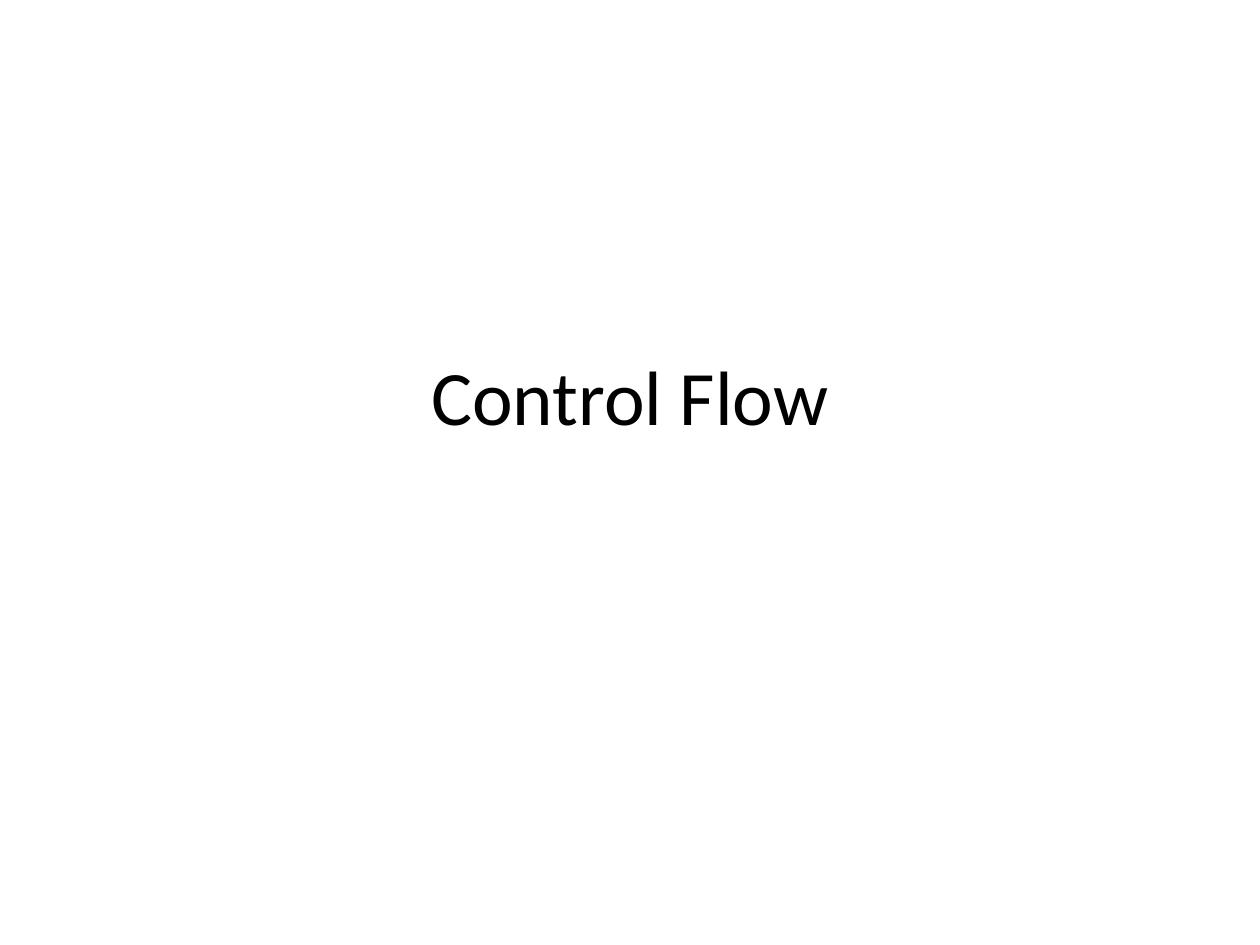
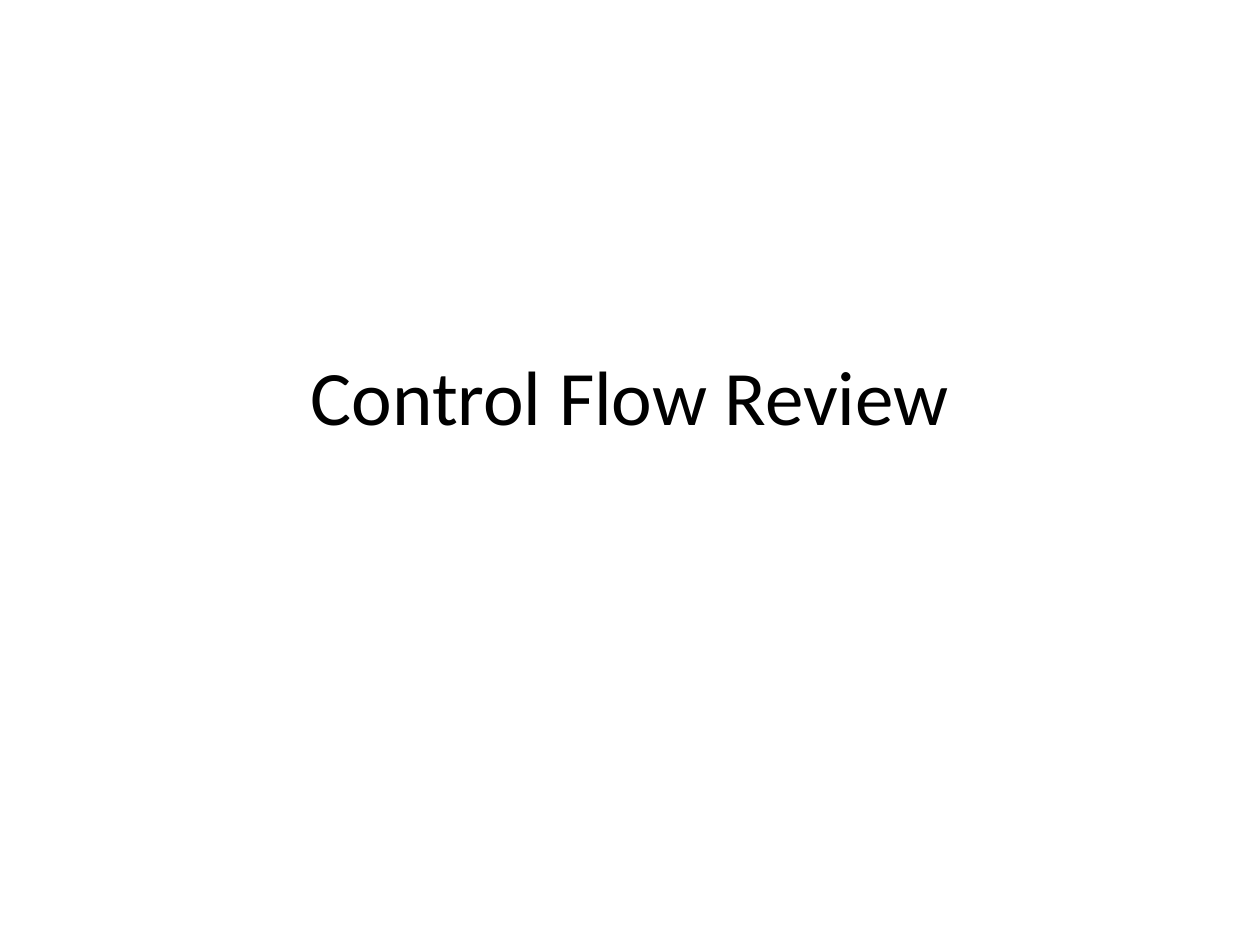
Before and after one commit to emhill/117-S15, a slide deck: slide 13 of src/morea/materials/14-while-loops.pptx (slide 20 before the commit). Drawn at 1260x945 pixels with LibreOffice and Linux fonts; fonts in the diff are those of the drawing. Boxes give left, top, right and bottom in pixels: in the first picture for what was removed or moved away, otherwise in the second. Text is boxed around its words. In the diff, an @@ line names an element or a change of style, - is before the commit and + after.

```diff
--- a/src/morea/materials/14-while-loops.pptx
+++ b/src/morea/materials/14-while-loops.pptx
@@ title at [311, 371, 949, 426]: text changed @@
-Control Flow
+Control Flow Review
```
Also in this commit, not shown: 9 other slides changed, 24 slides added, 8 slides removed, 26 other files.
